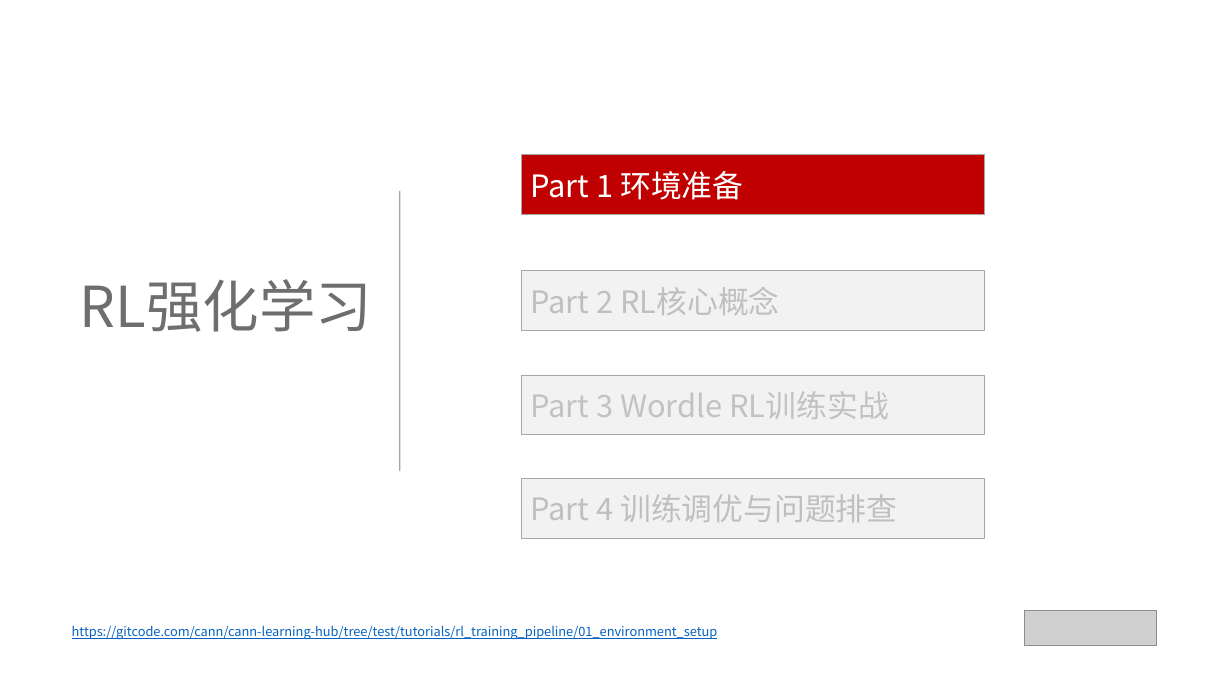
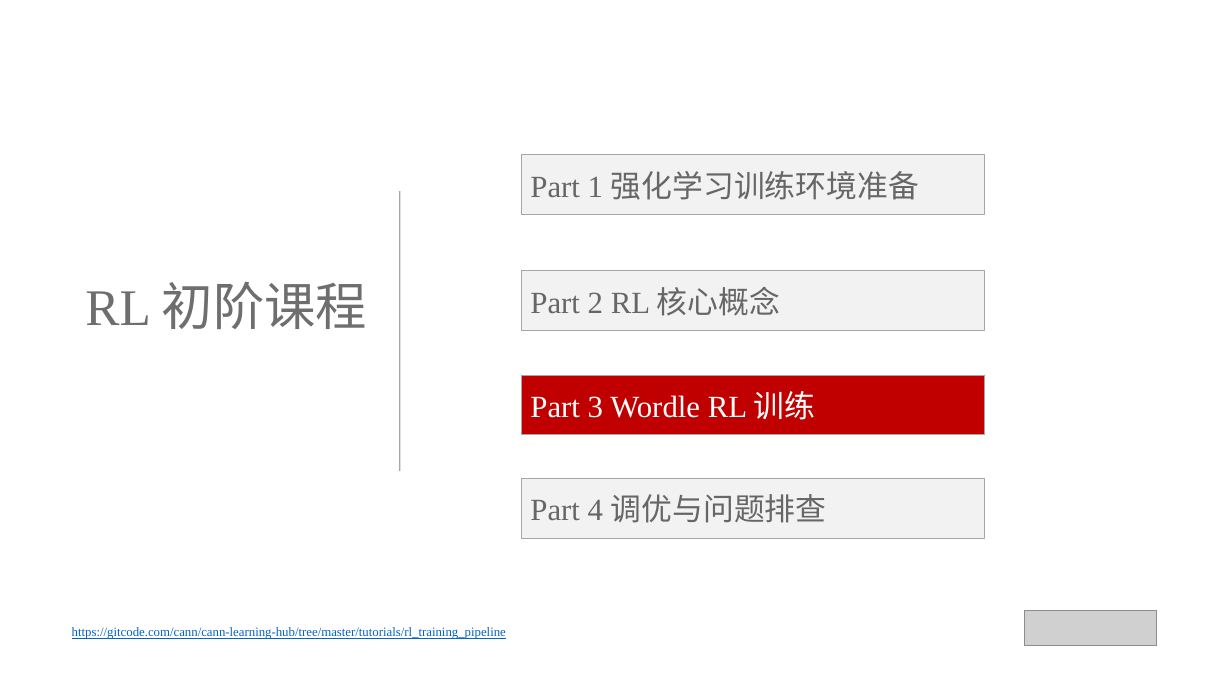
Before and after one commit to hicann/cann-learning-hub, a slide deck: slide 18 of tutorials/rl_training_pipeline/slides/01_rl_training_pipeline.pptx (slide 2 before the commit). Drawn at 1232x693 pixels with LibreOffice and Linux fonts; fonts in the diff are those of the drawing; grey boxes stand for pictures. Boxes give left, top, right and bottom in pixels: in the first picture for what was removed or moved away, otherwise in the second. Text is boxed around its words. In the diff, an @@ line names an element or a change of style, - is before the commit and + after.

Commit message:
docs: 更新 SFT/RL 课程课件

# message auto-generated for no-merge-commit merge:
!1065 merge sft1 into master

docs: 更新 SFT/RL 课程课件

Description: ## 描述
更新了训练课程SFT和RL部分的PPT

## 关联的Issue
不涉及ISSUE

## 测试
本次不涉及代码修改，无需测试

## 文档更新
在SFT和RL中的主README中新增对应的PPT链接地址

## 类型标签
<!--  [x] 表示选中 -->
- [ ] Bug修复
- [ ] 新特性
- [ ] 内容优化
- [x] 其他，请描述：更新课程PPT

## 其他信息
<!-- 在这里可以添加任何与这个 Pull Request 相关的其他说明。 -->

See merge request: cann/cann-learning-hub!1065

```diff
--- a/tutorials/rl_training_pipeline/slides/01_rl_training_pipeline.pptx
+++ b/tutorials/rl_training_pipeline/slides/01_rl_training_pipeline.pptx
@@ rectangle "Part 1 强化学习训练环境准备" at [521,154,985,214]: fill #C00000 to #F2F2F2 @@
@@ text in rectangle at [530,171,919,200]: text changed; font Noto Sans CJK SC to Times New Roman; text colour #FFFFFF to #666666 @@
-Part 1 环境准备
+Part 1 强化学习训练环境准备
@@ text at [85,281,367,329]: text changed; size 44 to 40 pt; font Noto Sans CJK SC to Times New Roman @@
-RL强化学习
+RL 初阶课程
@@ text in rectangle at [530,287,780,316]: text changed; font Noto Sans CJK SC to Times New Roman; text colour #BFBFBF to #666666 @@
-Part 2 RL核心概念
+Part 2 RL 核心概念
@@ rectangle "Part 3 Wordle RL 训练" at [521,375,985,434]: fill #F2F2F2 to #C00000 @@
@@ text in rectangle at [530,391,816,420]: text changed; font Noto Sans CJK SC to Times New Roman; text colour #C2C2C2 to #FFFFFF @@
-Part 3 Wordle RL训练实战
+Part 3 Wordle RL 训练
@@ text in rectangle at [530,494,827,523]: text changed; font Noto Sans CJK SC to Times New Roman; text colour #BFBFBF to #666666 @@
-Part 4 训练调优与问题排查
+Part 4 调优与问题排查
@@ text at [72,627,506,639]: text changed; font Noto Sans CJK SC to Times New Roman @@
-https://gitcode.com/cann/cann-learning-hub/tree/test/tutorials/rl_training_pipeline/01_environment_setup
+https://gitcode.com/cann/cann-learning-hub/tree/master/tutorials/rl_training_pipeline
```
Also in this commit, not shown: 5 other slides changed, 22 slides added, 23 slides removed, 1 other file.
